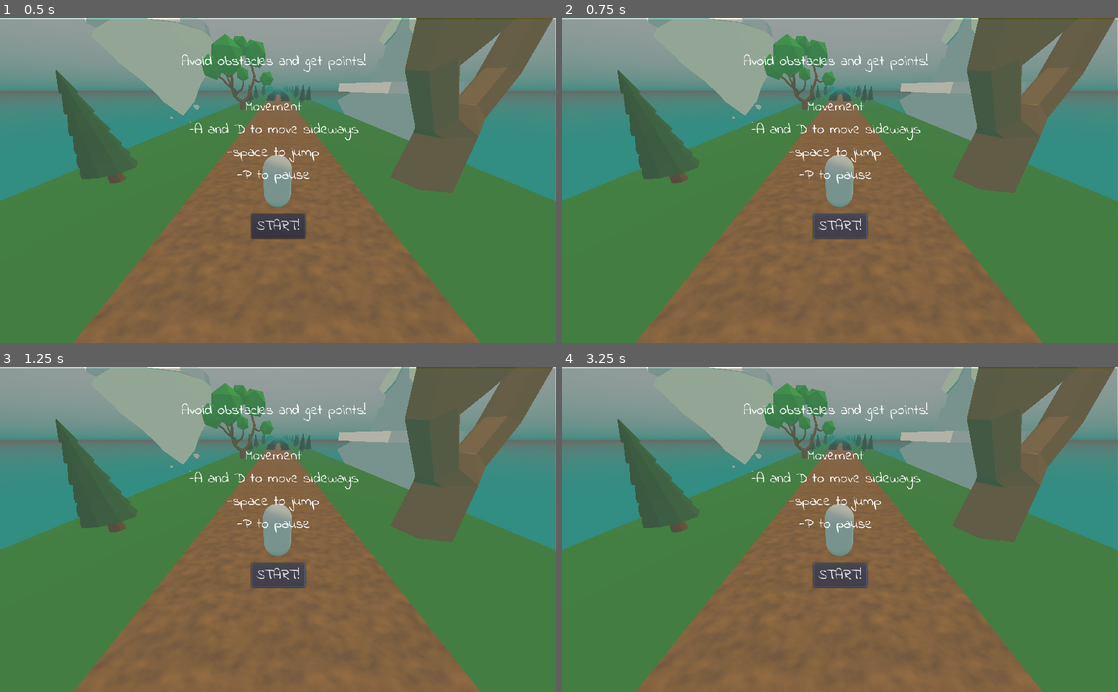
Above: before the commit, frames 1-4 (two rows, left to right).
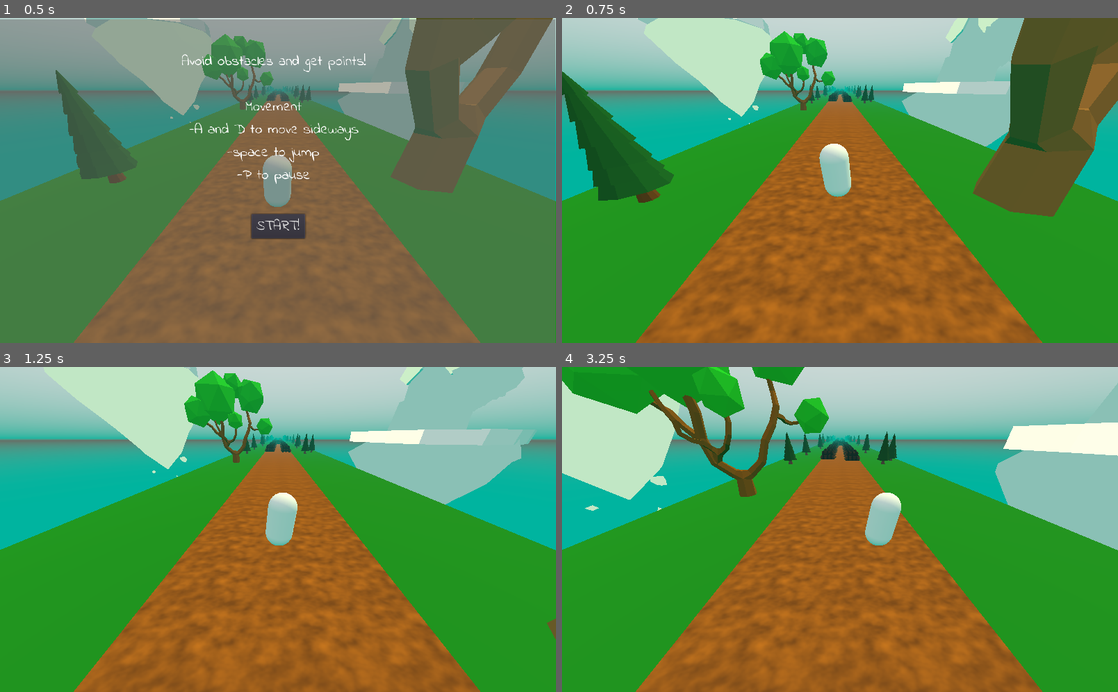
Above: after the commit, the same moments.

Repository: ItsMeLukeboi/Godot_Infinite_Runner
Game: Godot game, scene res://Main.tscn
The game is run twice, just before and just after one commit, with the same random seed, the same clock (stepped at 60 frames per second) and the same inputs.
Inputs (mouse positions are in pixels of both pictures, inside the frame that each line leads up to):
- Up to frame 1 (0.5 s): no input
- Up to frame 2 (0.75 s): click (840, 226) at 0.5 s, where only the run after the commit has a clickable "START!"
- Up to frame 3 (1.25 s): no input
- Up to frame 4 (3.25 s): hold D (move_right) 1.28-2.03 s; tap Space (jump) at 1.52, 2.27 s; hold A (move_left) 2.03-2.78 s; hold D (move_right) from 2.78 s (still down)

Frame 1 is identical in both runs. In frame 2, 99% of the frame differs, in the area x 0-100%, y 0-100%; in frame 3, 99%; in frame 4, 99%.

Commit message:
koomentti

Diff:
--- a/Main.gd
+++ b/Main.gd
@@ -7,7 +7,7 @@
 
 onready var player = $Player
 onready var camera_pivot = $CameraPivot
-
+onready var game_over_screen = $CanvasLayer/GameOverScreen
 var initial_roadcount :int = 5
 var road_scenes = [
 	load("res://Road1.tscn"),
@@ -52,3 +52,16 @@
 	var road_scene = road_scenes[randi() % road_scenes.size()]
 	var road = road_scene.instance()
 	return road
+
+
+func _on_StartScreen_dismissed():
+	get_tree().paused = false
+
+
+func _on_Player_obstacle_hit():
+	get_tree().paused = true
+	game_over_screen.show()
+
+
+func _on_GameOverScreen_dismissed():
+	get_tree().reload_current_scene()
--- a/Main.tscn
+++ b/Main.tscn
@@ -1,9 +1,11 @@
-[gd_scene load_steps=5 format=2]
+[gd_scene load_steps=7 format=2]
 
 [ext_resource path="res://RoadStart.tscn" type="PackedScene" id=1]
 [ext_resource path="res://Player.tscn" type="PackedScene" id=2]
 [ext_resource path="res://Main.gd" type="Script" id=3]
 [ext_resource path="res://UI/StartScreen.tscn" type="PackedScene" id=4]
+[ext_resource path="res://UI/GameOverScreen.tscn" type="PackedScene" id=5]
+[ext_resource path="res://UI/PauseScreen.tscn" type="PackedScene" id=6]
 
 [node name="Main" type="Spatial"]
 transform = Transform( 1, 0, 0, 0, 0.999848, -0.0174524, 0, 0.0174524, 0.999848, 0, 0, 0 )
@@ -31,3 +33,15 @@
 [node name="CanvasLayer" type="CanvasLayer" parent="."]
 
 [node name="StartScreen" parent="CanvasLayer" instance=ExtResource( 4 )]
+pause_mode = 2
+
+[node name="GameOverScreen" parent="CanvasLayer" instance=ExtResource( 5 )]
+pause_mode = 2
+visible = false
+
+[node name="PauseScreen" parent="CanvasLayer" instance=ExtResource( 6 )]
+visible = false
+
+[connection signal="obstacle_hit" from="Player" to="." method="_on_Player_obstacle_hit"]
+[connection signal="dismissed" from="CanvasLayer/StartScreen" to="." method="_on_StartScreen_dismissed"]
+[connection signal="dismissed" from="CanvasLayer/GameOverScreen" to="." method="_on_GameOverScreen_dismissed"]
--- a/Player.gd
+++ b/Player.gd
@@ -1,4 +1,6 @@
 extends KinematicBody
+
+signal obstacle_hit
 
 var run_speed : float
 var sidestep_speed : float = 7.0
@@ -47,4 +49,4 @@
 		var collision_object = collision.collider as CollisionObject
 		if collision_object.collision_layer & 4 and rad2deg(collision.get_angle())>60:
 			print("Ouch!")
-			get_tree().reload_current_scene()
+			emit_signal("obstacle_hit")
--- /dev/null
+++ b/UI/GameOverScreen.tscn
@@ -0,0 +1,38 @@
+[gd_scene load_steps=2 format=2]
+
+[ext_resource path="res://UI/OverlayScreen.tscn" type="PackedScene" id=1]
+
+[node name="GameOverScreen" instance=ExtResource( 1 )]
+
+[node name="ColorRect" parent="." index="0"]
+margin_left = -1.0
+margin_top = 2.0
+margin_right = -1.0
+margin_bottom = 2.0
+
+[node name="Label" type="Label" parent="." index="1"]
+anchor_left = 0.5
+anchor_top = 0.5
+anchor_right = 0.5
+anchor_bottom = 0.5
+margin_left = -168.0
+margin_top = -214.0
+margin_right = 172.0
+margin_bottom = -33.0
+text = "GAME OVER
+YOU HIT SOMETHING
+"
+align = 1
+
+[node name="Button" type="Button" parent="." index="2"]
+anchor_left = 0.5
+anchor_top = 0.537
+anchor_right = 0.5
+anchor_bottom = 0.537
+margin_left = -49.0
+margin_top = 39.8
+margin_right = 50.0
+margin_bottom = 84.8
+text = "TRY AGAIN?"
+
+[connection signal="pressed" from="Button" to="." method="_on_Button_pressed"]
--- a/UI/OverlayScreen.gd
+++ b/UI/OverlayScreen.gd
@@ -1,6 +1,7 @@
 extends Control
 
-
+signal dismissed
 
 func _on_Button_pressed():
 	hide()
+	emit_signal("dismissed")
--- /dev/null
+++ b/UI/PauseScreen.tscn
@@ -0,0 +1,5 @@
+[gd_scene load_steps=2 format=2]
+
+[ext_resource path="res://UI/OverlayScreen.tscn" type="PackedScene" id=1]
+
+[node name="PauseScreen" instance=ExtResource( 1 )]
--- a/project.godot
+++ b/project.godot
@@ -47,6 +47,11 @@
 "events": [ Object(InputEventKey,"resource_local_to_scene":false,"resource_name":"","device":0,"alt":false,"shift":false,"control":false,"meta":false,"command":false,"pressed":false,"scancode":32,"physical_scancode":0,"unicode":0,"echo":false,"script":null)
  ]
 }
+pause={
+"deadzone": 0.5,
+"events": [ Object(InputEventKey,"resource_local_to_scene":false,"resource_name":"","device":0,"alt":false,"shift":false,"control":false,"meta":false,"command":false,"pressed":false,"scancode":0,"physical_scancode":80,"unicode":0,"echo":false,"script":null)
+ ]
+}
 
 [layer_names]
 
